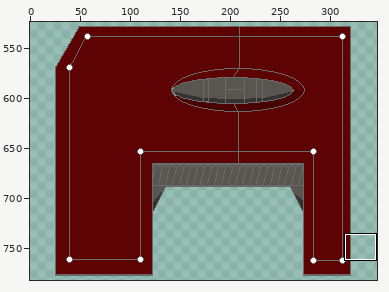
A pixel-art file gets an edit: Assets/room/side_up.aseprite. The first picture is a wide view before the edit; the outline marks the close-up.
Close-up. First the earlier version:
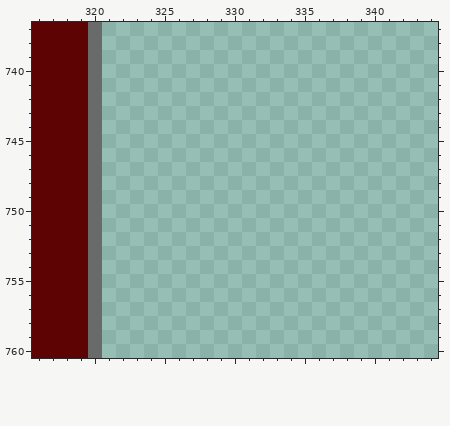
1000x1000 pixels, 1 frame. Shown: x 316..344, y 737..760. The wide view leaves out empty margins. The commit also changed other parts of the picture, which this record leaves out.
After:
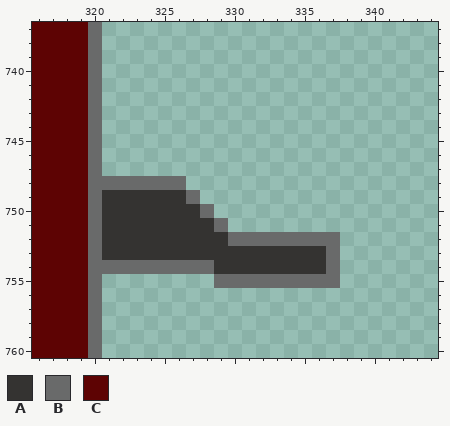
Palette (. is transparent): A #343331  B #696a6a  C #5d0303
What changed:
@@ x 316..344 @@
 747 CCCCB........................
-748 CCCCB........................
-749 CCCCB........................
-750 CCCCB........................
-751 CCCCB........................
-752 CCCCB........................
-753 CCCCB........................
-754 CCCCB........................
-755 CCCCB........................
+748 CCCCBBBBBBB..................
+749 CCCCBAAAAAAB.................
+750 CCCCBAAAAAAAB................
+751 CCCCBAAAAAAAAB...............
+752 CCCCBAAAAAAAAABBBBBBBB.......
+753 CCCCBAAAAAAAAAAAAAAAAB.......
+754 CCCCBBBBBBBBBAAAAAAAAB.......
+755 CCCCB........BBBBBBBBB.......
 756 CCCCB........................
